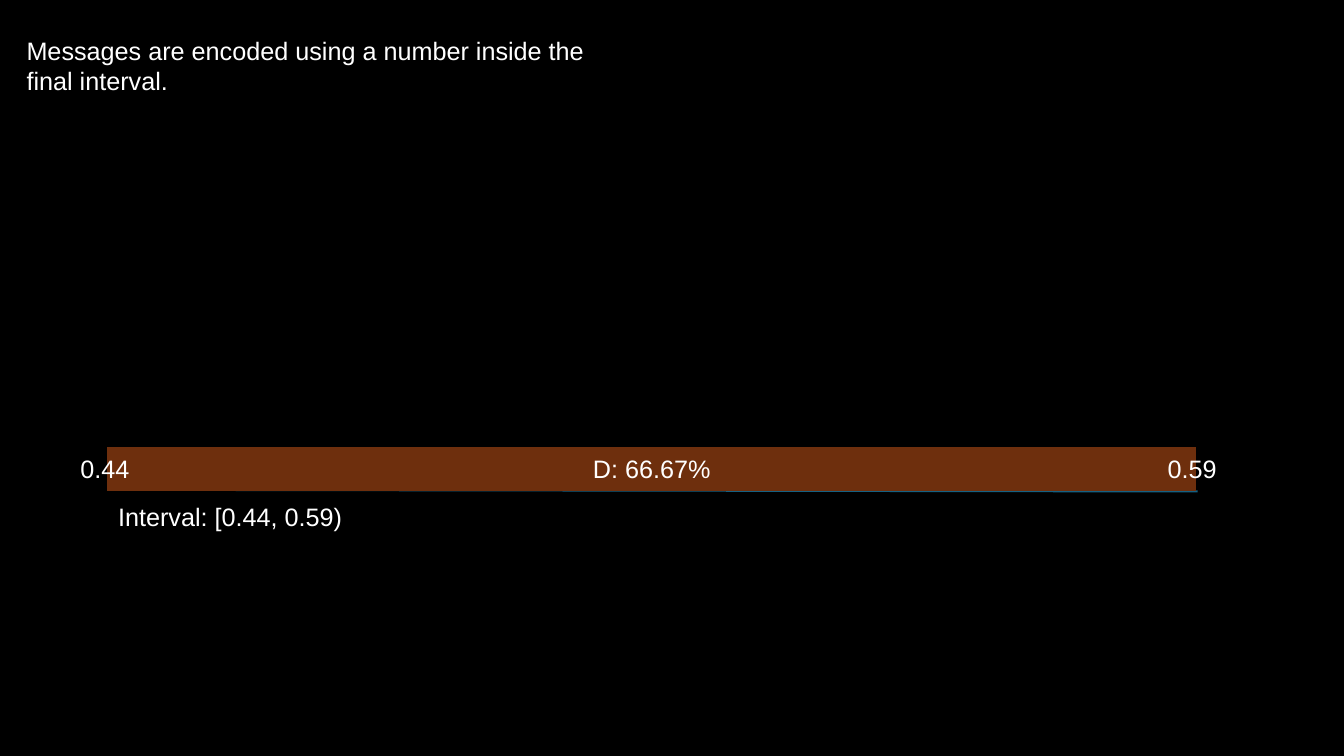
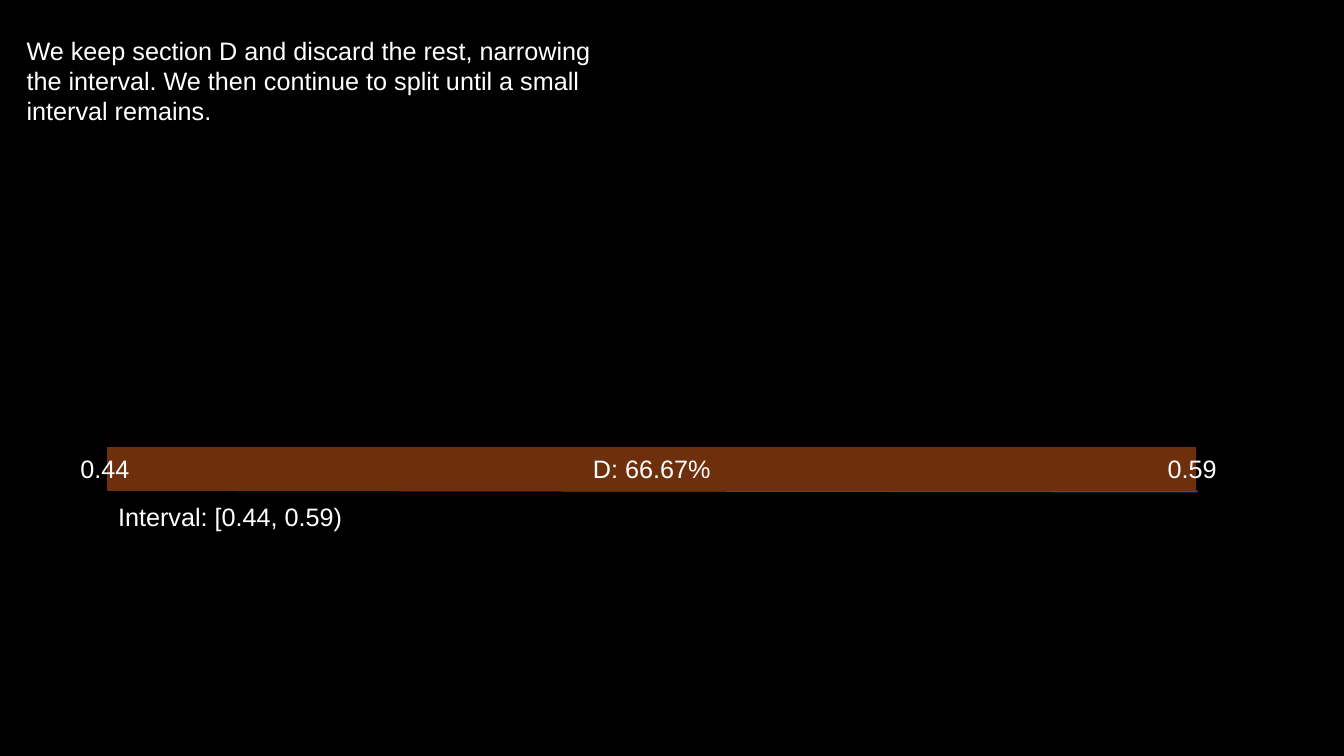
Before and after one commit to Tom-Croft/ECM3428, a slide deck: slide 9 of project_presentation.pptx. Drawn at 1344x756 pixels with LibreOffice and Linux fonts; fonts in the diff are those of the drawing. Boxes give left, top, right and bottom in pixels: in the first picture for what was removed or moved away, otherwise in the second. Text is boxed around its words. In the diff, an @@ line names an element or a change of style, - is before the commit and + after.

Commit message:
updated powerpoint

```diff
--- a/project_presentation.pptx
+++ b/project_presentation.pptx
@@ text removed at (x1=27, y1=41, x2=584, y2=91) @@
-Messages are encoded using a number inside the final interval.
@@ text added at (x1=27, y1=41, x2=591, y2=121), 18 pt, text #FFFFFF @@
+We keep section D and discard the rest, narrowing the interval. We then continue to split until a small interval remains.
```
Also in this commit, not shown: 6 other slides changed.
